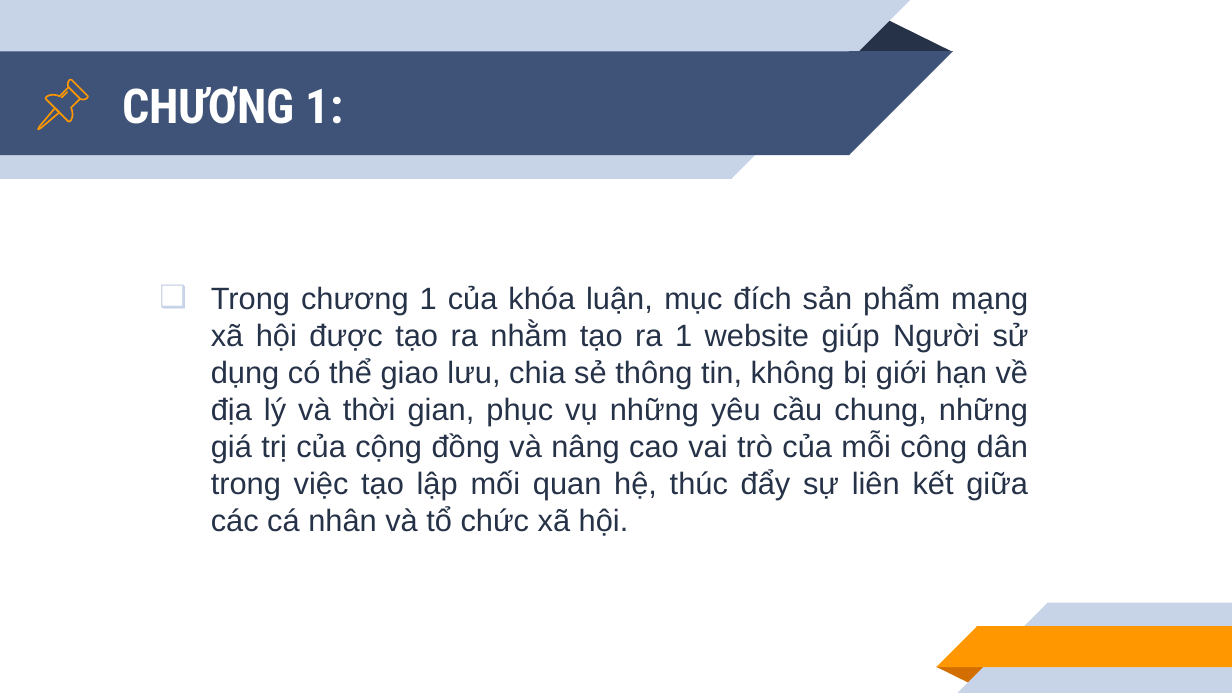
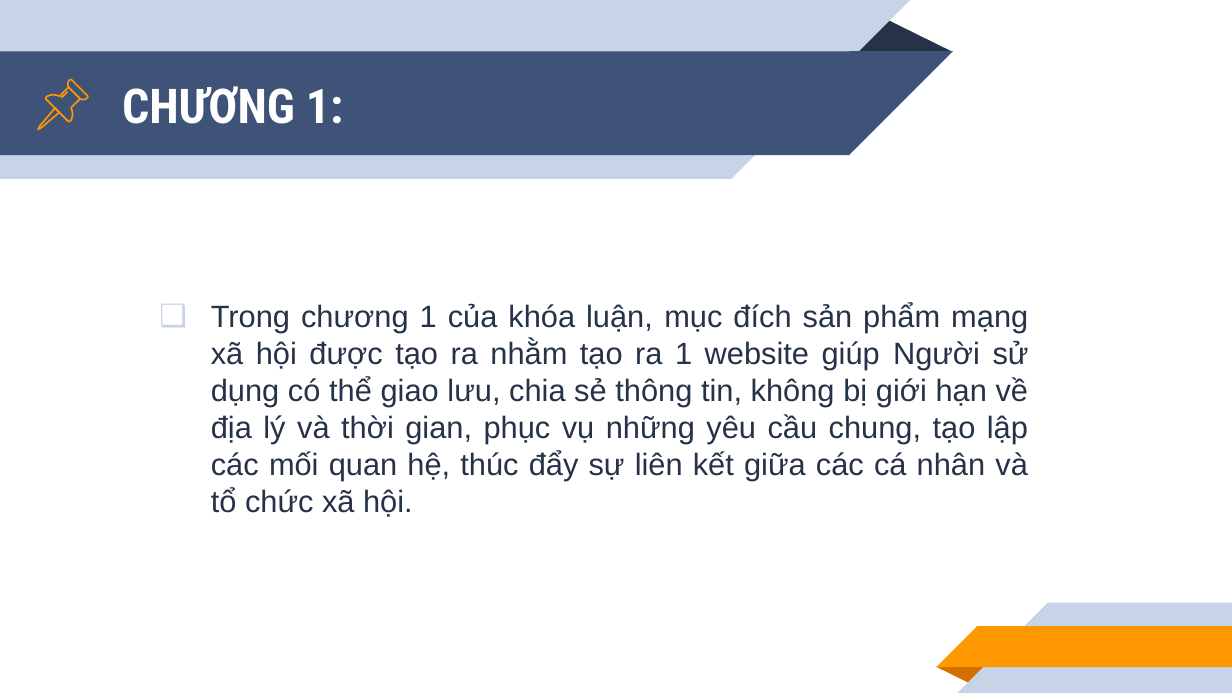
Before and after one commit to khiendz/GraduationProject, a slide deck: slide 4 of Document/slide.pptx. Drawn at 1232x693 pixels with LibreOffice and Linux fonts; fonts in the diff are those of the drawing. Boxes give left, top, right and bottom in pixels: in the first picture for what was removed or moved away, otherwise in the second. Text is boxed around its words. In the diff, an @@ line names an element or a change of style, - is before the commit and + after.

```diff
--- a/Document/slide.pptx
+++ b/Document/slide.pptx
@@ text at (x1=211, y1=303, x2=1029, y2=517): text changed @@
-❑ Trong chương 1 của khóa luận, mục đích sản phẩm mạng xã hội được tạo ra nhằm tạo ra 1 website giúp Người sử dụng có thể giao lưu, chia sẻ thông tin, không bị giới hạn về địa lý và thời gian, phục vụ những yêu cầu chung, những giá trị của cộng đồng và nâng cao vai trò của mỗi công dân trong việc tạo lập mối quan hệ, thúc đẩy sự liên kết giữa các cá nhân và tổ chức xã hội.
+❑ Trong chương 1 của khóa luận, mục đích sản phẩm mạng xã hội được tạo ra nhằm tạo ra 1 website giúp Người sử dụng có thể giao lưu, chia sẻ thông tin, không bị giới hạn về địa lý và thời gian, phục vụ những yêu cầu chung, tạo lập các mối quan hệ, thúc đẩy sự liên kết giữa các cá nhân và tổ chức xã hội.
```
Also in this commit, not shown: 5 other slides changed, 22 other files.
